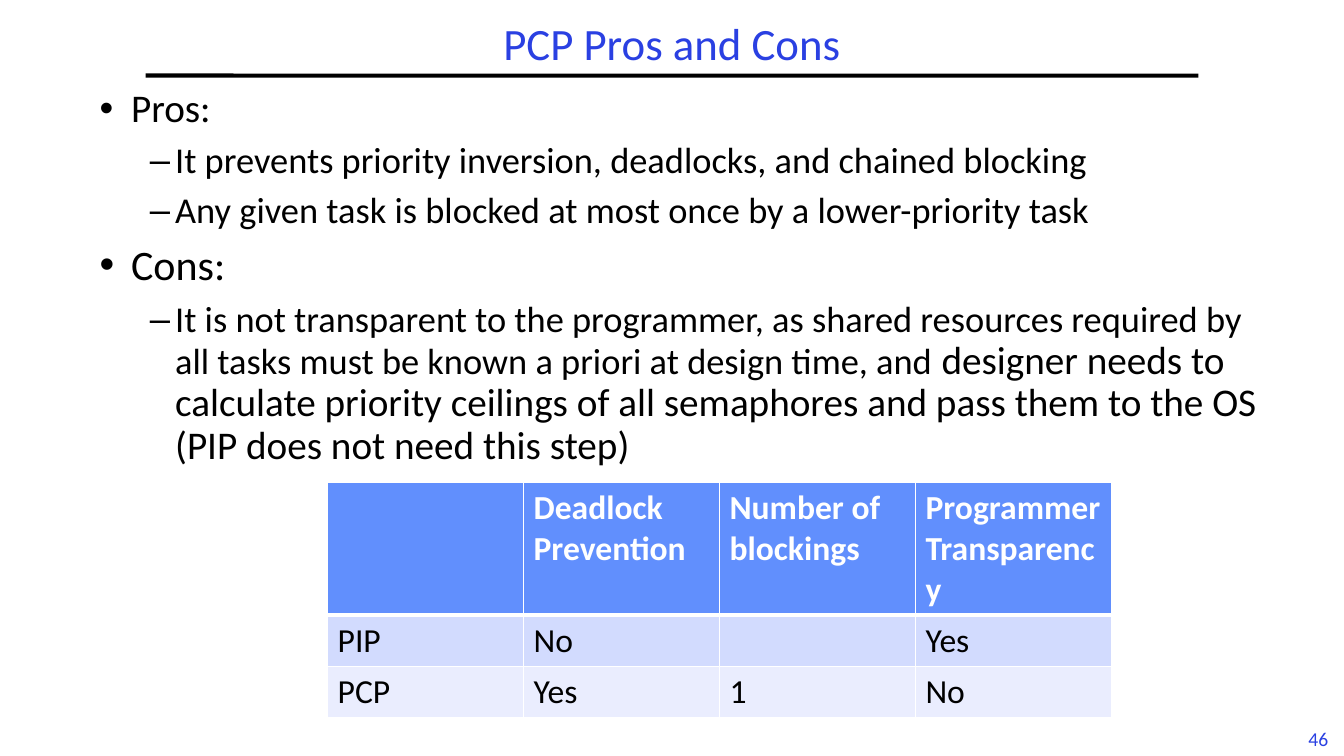
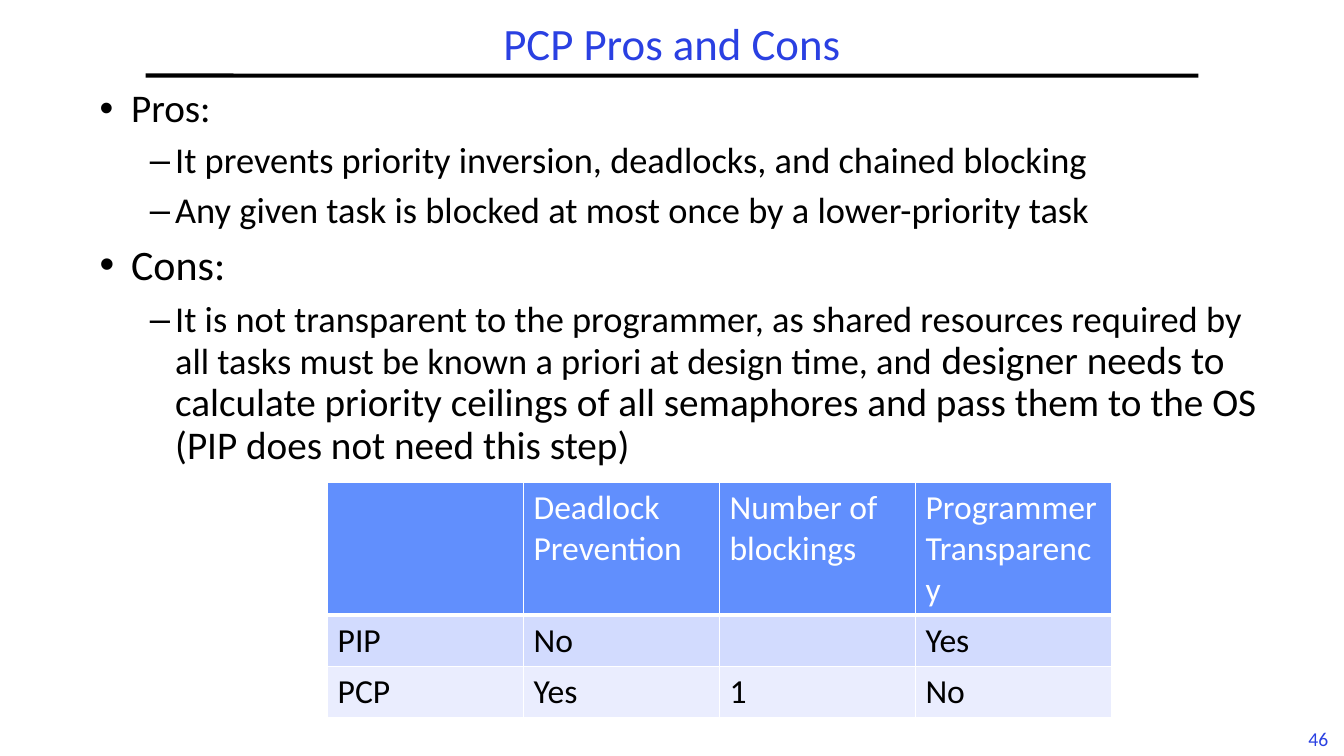
Before and after one commit to guhofstra/CSC256Fa25, a slide deck: slide 46 of PPTs/L6-RTScheduling II.pptx. Drawn at 1344x756 pixels with LibreOffice and Linux fonts; fonts in the diff are those of the drawing. Boxes give left, top, right and bottom in pixels: in the first picture for what was removed or moved away, otherwise in the second. Text is boxed around its words. In the diff, an @@ line names an element or a change of style, - is before the commit and + after.

```diff
--- a/PPTs/L6-RTScheduling II.pptx
+++ b/PPTs/L6-RTScheduling II.pptx
@@ table at <box>328,482,1110,708</box> @@
@@ bold off in "Deadlock Prevention", "Number of blockings", "Programmer", "Transparency" @@
```
Also in this commit, not shown: 6 other slides changed, 4 other files.
